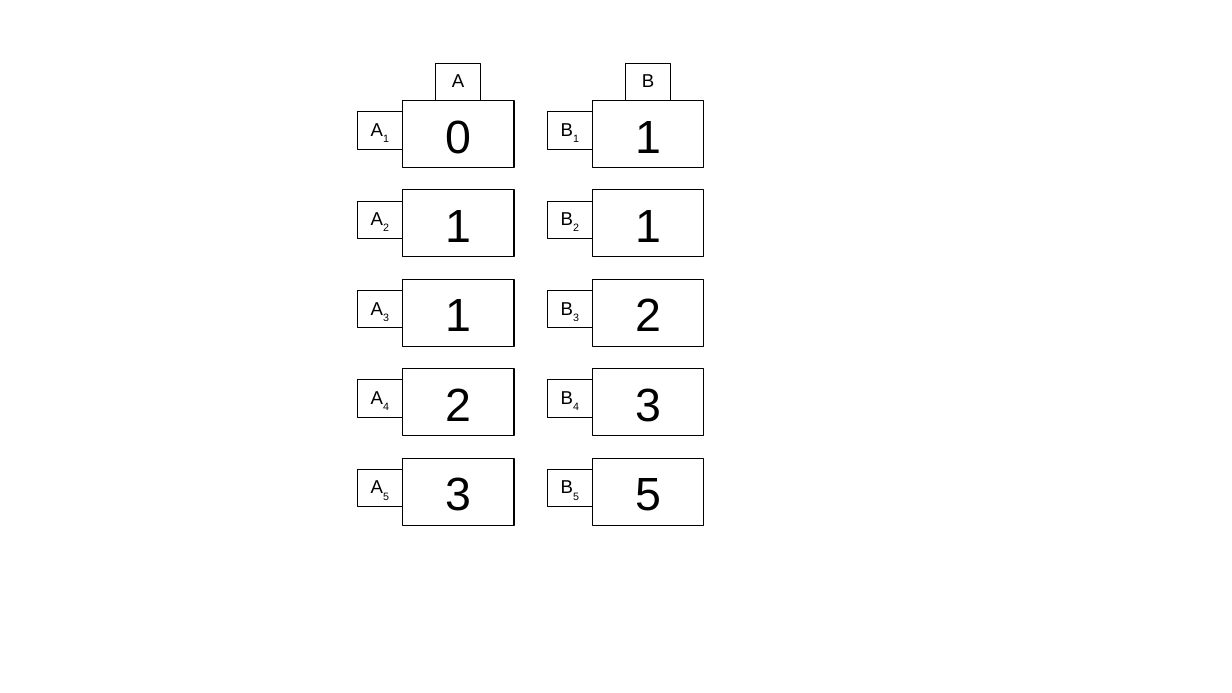
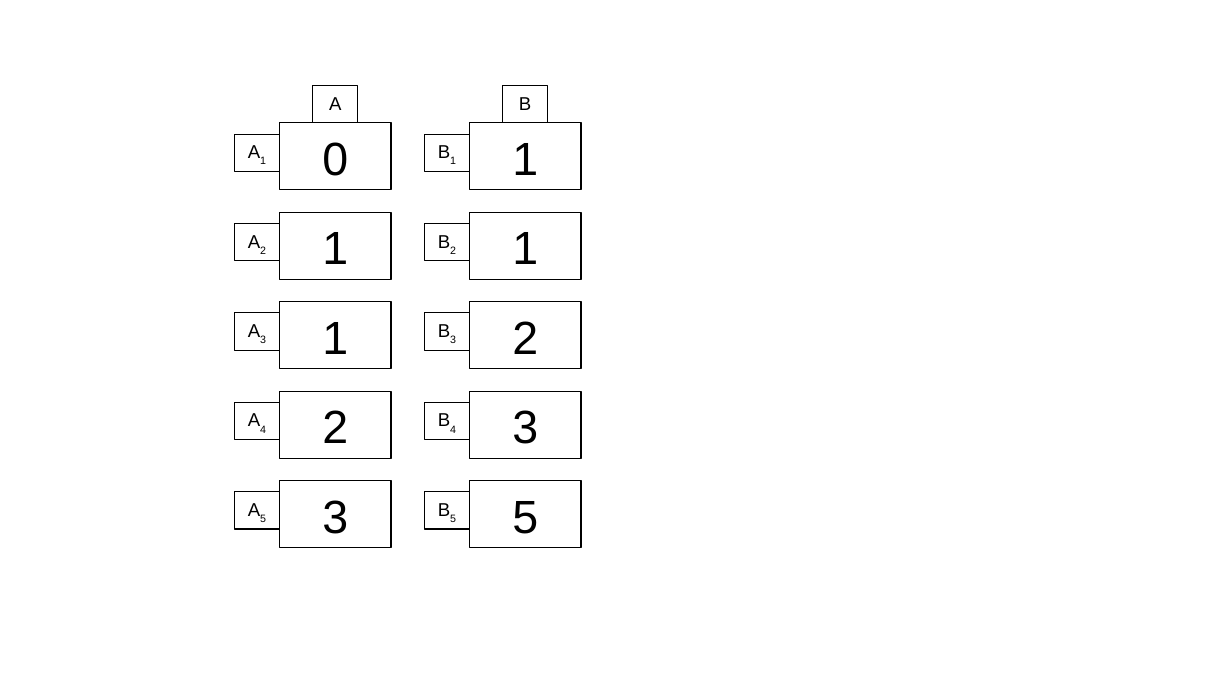
Before and after one commit to vanshwassan/zkevm-doc, a slide deck: slide 1 of slides/zkEVM/architecture/figures/fibonacci-sequence.odp. Drawn at 1232x693 pixels with LibreOffice and Linux fonts; fonts in the diff are those of the drawing. Boxes give left, top, right and bottom in pixels: in the first picture for what was removed or moved away, otherwise in the second. Text is boxed around its words. In the diff, an @@ line names an element or a change of style, - is before the commit and + after.

```diff
--- a/slides/zkEVM/architecture/figures/fibonacci-sequence.odp
+++ b/slides/zkEVM/architecture/figures/fibonacci-sequence.odp
@@ 14 rectangles: place and size @@
-14 rectangles at box(358, 64, 704, 506)
+14 rectangles at box(235, 86, 581, 529)
@@ rectangle "1": place and size @@
-rectangle "1" at box(593, 190, 704, 257)
+rectangle "1" at box(279, 212, 391, 279)
@@ 6 rectangles: place and size @@
-6 rectangles at box(358, 201, 704, 525)
+6 rectangles at box(235, 224, 581, 548)
@@ rectangle "1": place and size @@
-rectangle "1" at box(402, 190, 514, 257)
+rectangle "1" at box(470, 212, 581, 279)
```
Also in this commit, not shown: 10 other files.
